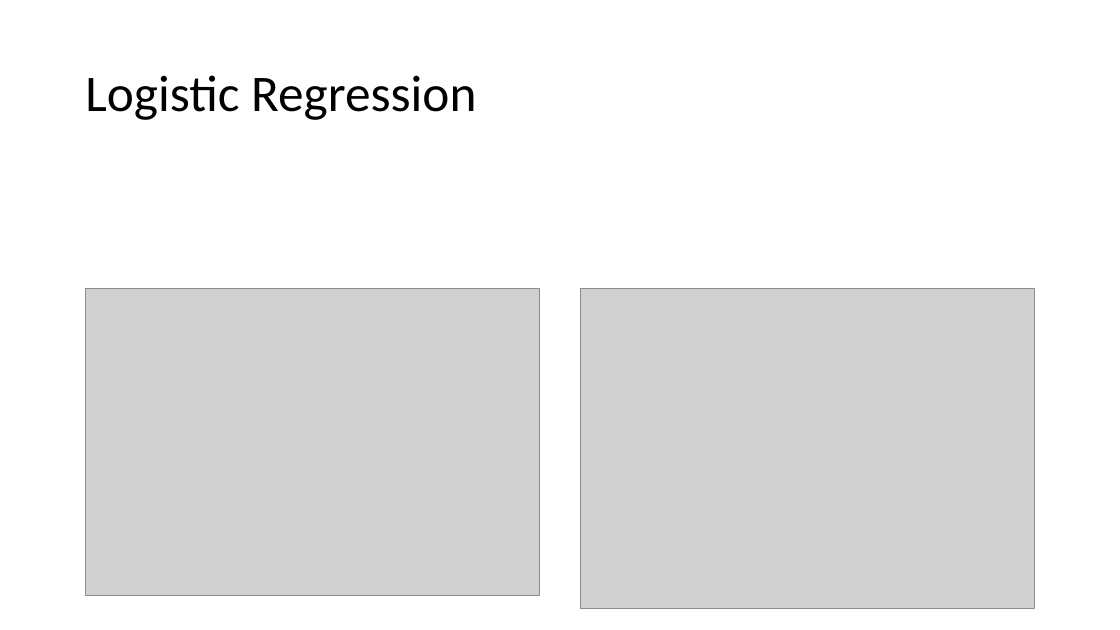
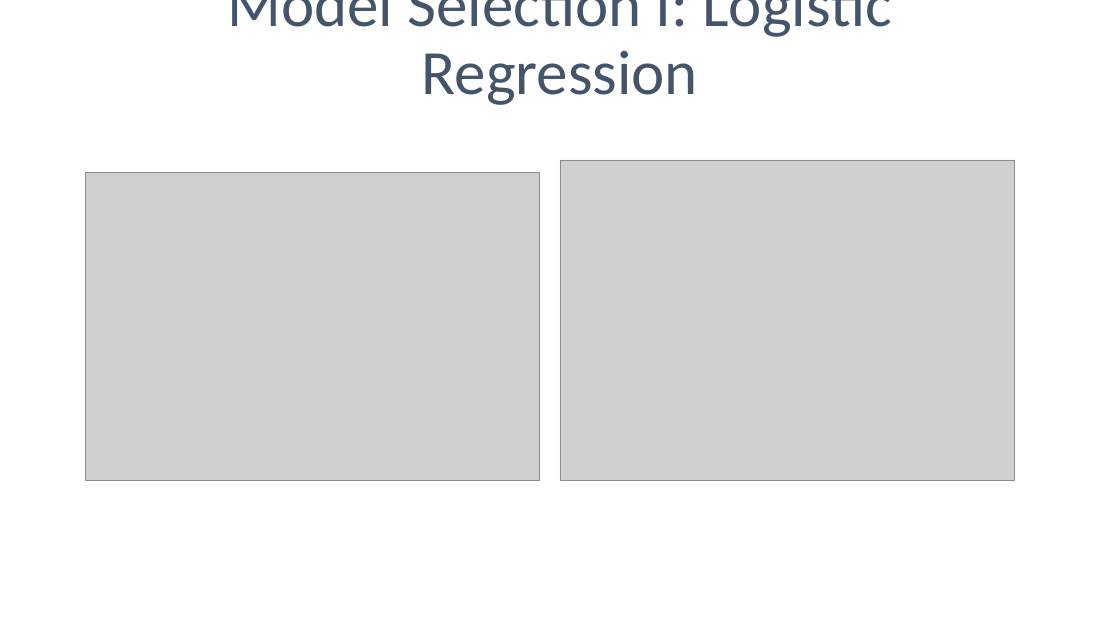
Before and after one commit to iban121/Springboard, a slide deck: slide 8 of Capstone 3/notebooks/Binary Classification of Tweets.pptx. Drawn at 1120x630 pixels with LibreOffice and Linux fonts; fonts in the diff are those of the drawing; grey boxes stand for pictures. Boxes give left, top, right and bottom in pixels: in the first picture for what was removed or moved away, otherwise in the second. Text is boxed around its words. In the diff, an @@ line names an element or a change of style, - is before the commit and + after.

Commit message:
dnn model metrics

```diff
--- a/Capstone 3/notebooks/Binary Classification of Tweets.pptx
+++ b/Capstone 3/notebooks/Binary Classification of Tweets.pptx
@@ text "Model Selection I: Logistic Regression" at <box>227,0,892,105</box>: vertical alignment middle to bottom @@
@@ text at <box>227,0,892,105</box>: text changed; size 44 to 54 pt; text colour #000000 to #44546A @@
-Logistic Regression
+Model Selection I: Logistic Regression
@@ picture: place and size @@
-picture at <box>86,288,540,597</box>
+picture at <box>86,173,540,481</box>
@@ picture: place and size @@
-picture at <box>581,288,1035,609</box>
+picture at <box>560,160,1015,481</box>
```
Also in this commit, not shown: 2 other slides changed, 8 slides added, 6 slides removed, 3 other files.
